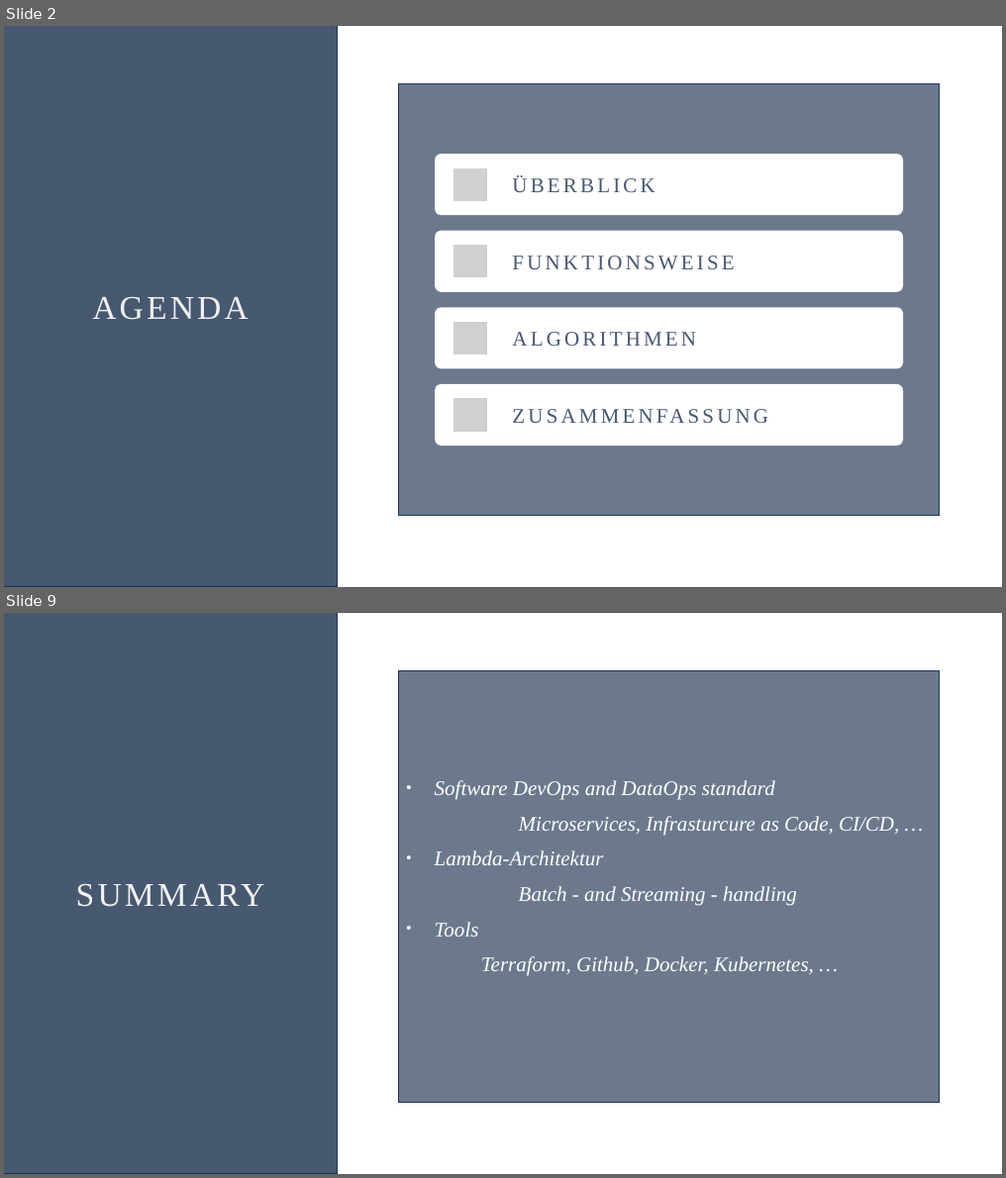
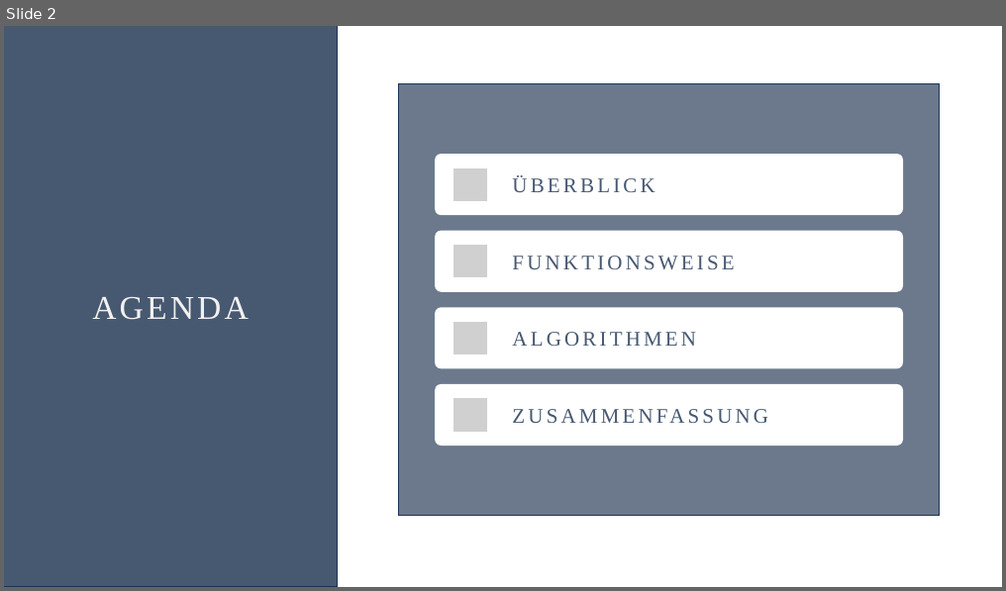
Before and after one commit to Oddl42/DLMCSITSDS01_IT_Sicherheit, a slide deck: Aufgabe/DLMCSITSDS01_Willkens_IU14073577_TLS_20240530.pptx. Shown one above the other, each under a label of ours: slides 2 and 9 before the commit, slide 2 after it; the slides between them are not shown. The pictures are 1006x1178 and 1006x591 pixels, drawn with LibreOffice and Linux fonts; fonts in the diff are those of the drawing; grey boxes stand for pictures. Boxes give left, top, right and bottom in pixels: in the first picture for what was removed or moved away, otherwise in the second. Text is boxed around its words. In the diff, an @@ line names an element or a change of style, - is before the commit and + after.

```diff
--- a/Aufgabe/DLMCSITSDS01_Willkens_IU14073577_TLS_20240530.pptx
+++ b/Aufgabe/DLMCSITSDS01_Willkens_IU14073577_TLS_20240530.pptx
@@ slide 9 removed at box(4, 613, 1002, 1174), background #FFFFFF @@
@@ rectangle removed at box(4, 613, 338, 1174) @@
@@ rectangle removed at box(399, 671, 939, 1103) @@
-• Software DevOps and DataOps standard
-    Microservices, Infrasturcure as Code, CI/CD, …
-• Lambda-Architektur
-    Batch - and Streaming - handling
-• Tools
-  Terraform, Github, Docker, Kubernetes, …
@@ text removed at box(76, 884, 265, 907) @@
-SUMMARY
```
Also in this commit, not shown: 4 slides changed, 6 slides added, 4 other slides removed.
